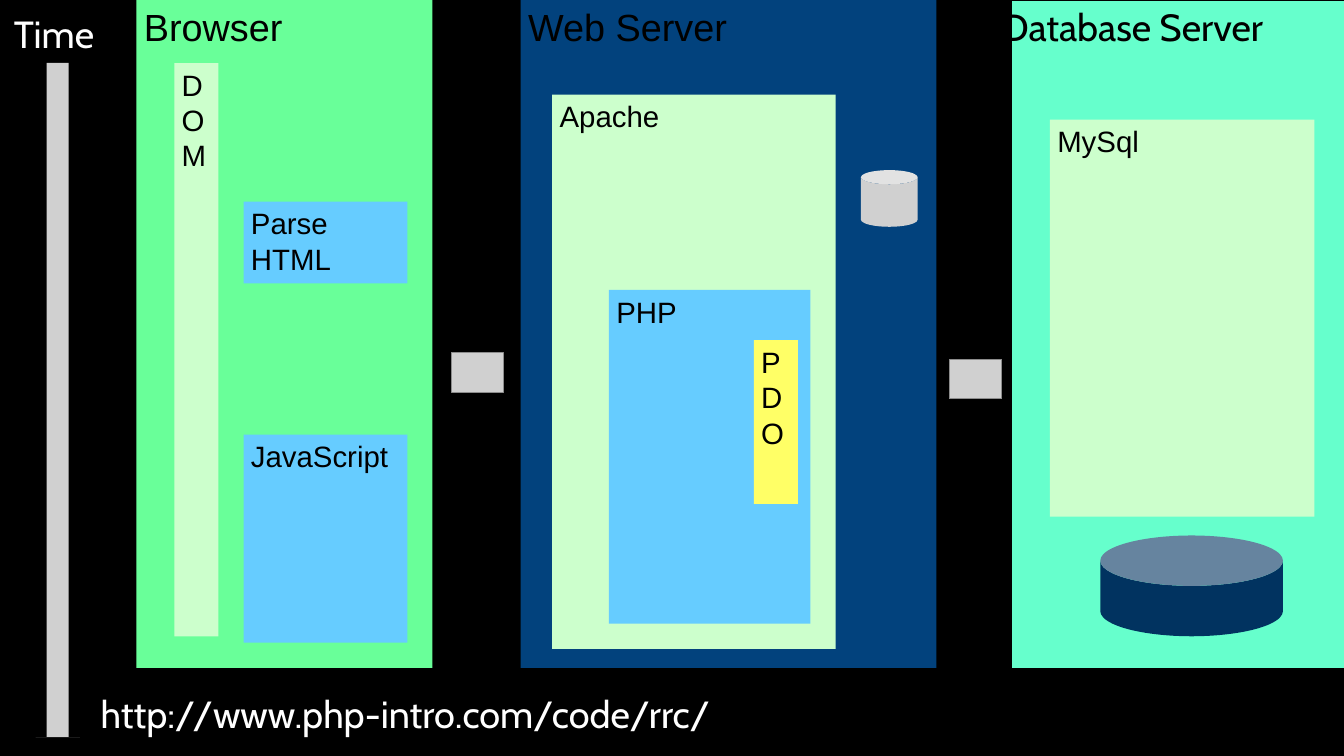
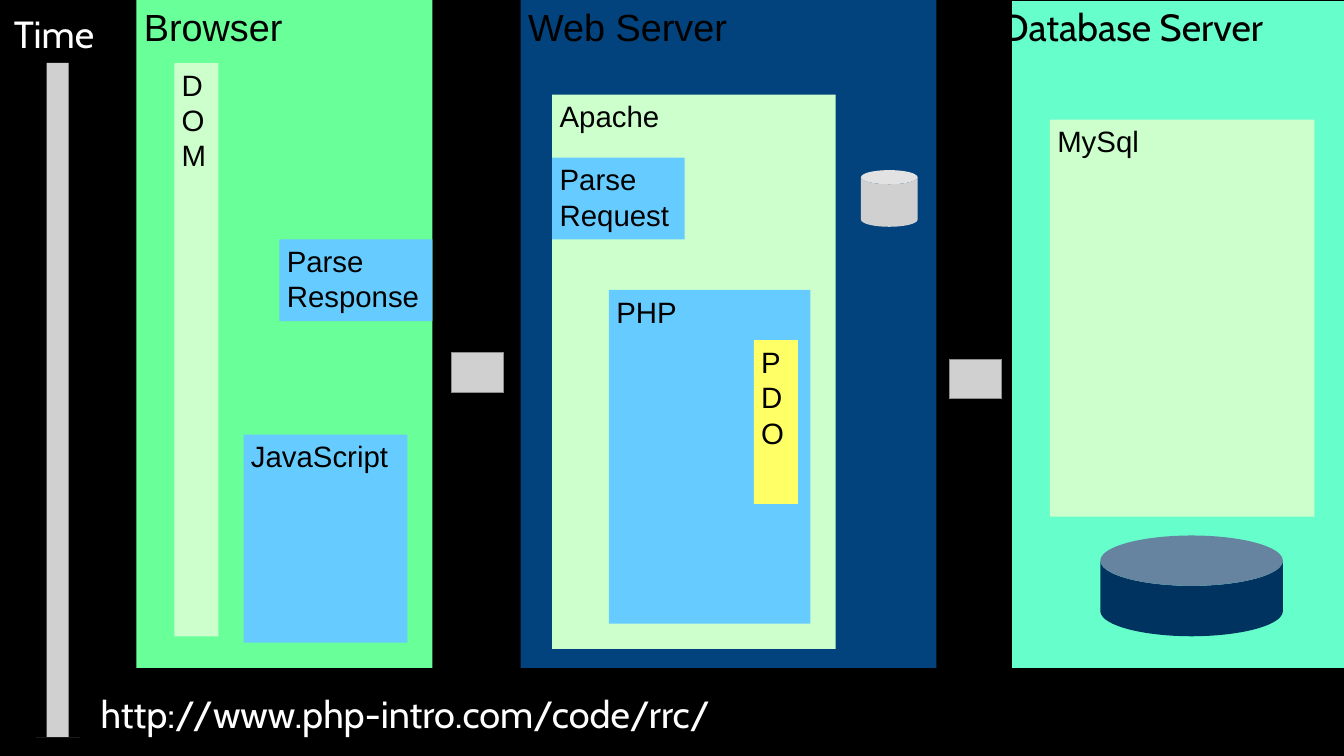
Before and after one commit to csev/wa4e, a slide deck: slide 2 of lectures/JS-03-JQuery-JSON.ppt. Drawn at 1344x756 pixels with LibreOffice and Linux fonts; fonts in the diff are those of the drawing; grey boxes stand for pictures. Boxes give left, top, right and bottom in pixels: in the first picture for what was removed or moved away, otherwise in the second. Text is boxed around its words. In the diff, an @@ line names an element or a change of style, - is before the commit and + after.

```diff
--- a/lectures/JS-03-JQuery-JSON.ppt
+++ b/lectures/JS-03-JQuery-JSON.ppt
@@ rectangle added at (553, 157, 685, 239), fill #66CCFF, 28 pt, text #000000 @@
+Parse
+Request
@@ rectangle "Parse": place and size @@
-rectangle "Parse" at (243, 202, 407, 283)
+rectangle "Parse" at (280, 240, 433, 321)
@@ text in rectangle at (287, 286, 419, 313): text changed @@
-HTML
+Response
```
Also in this commit, not shown: 1 other file.
